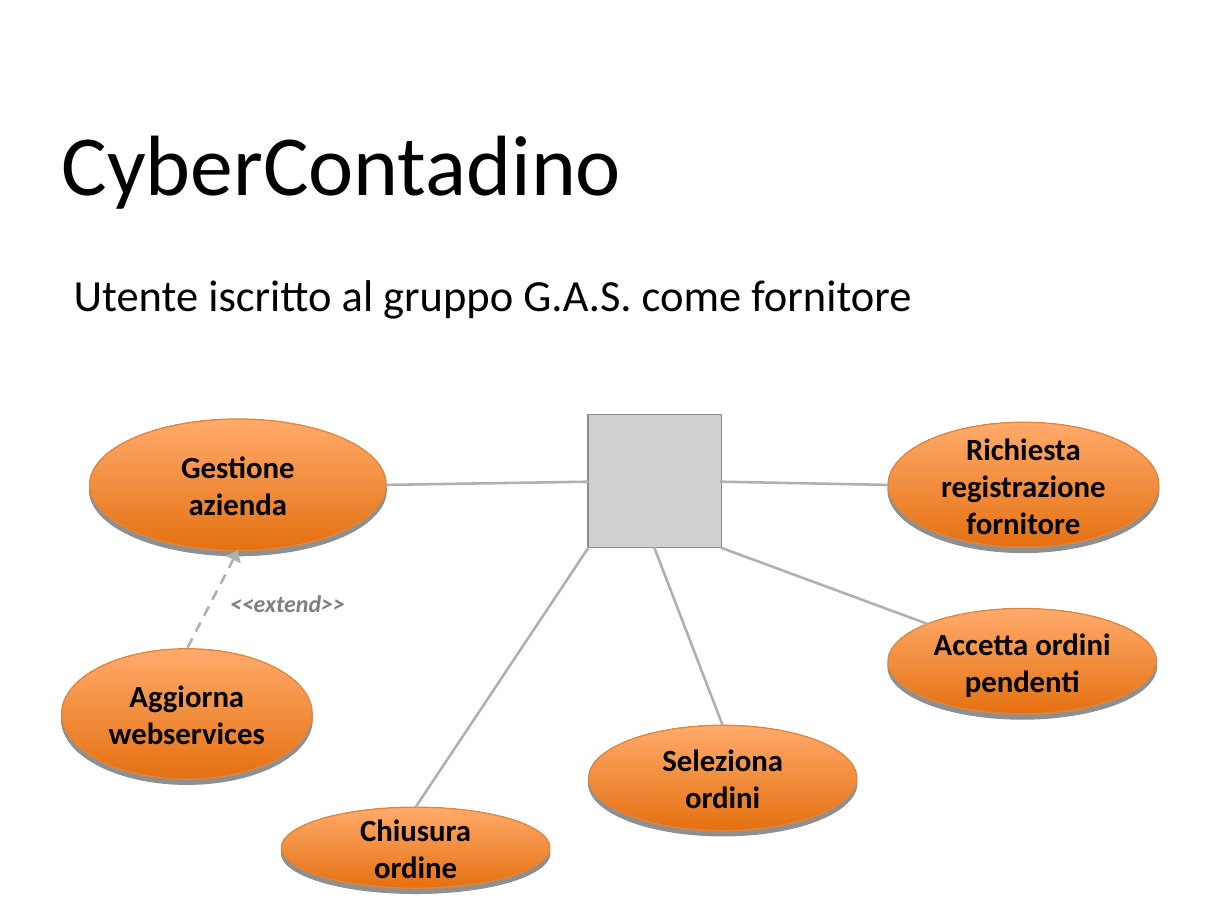
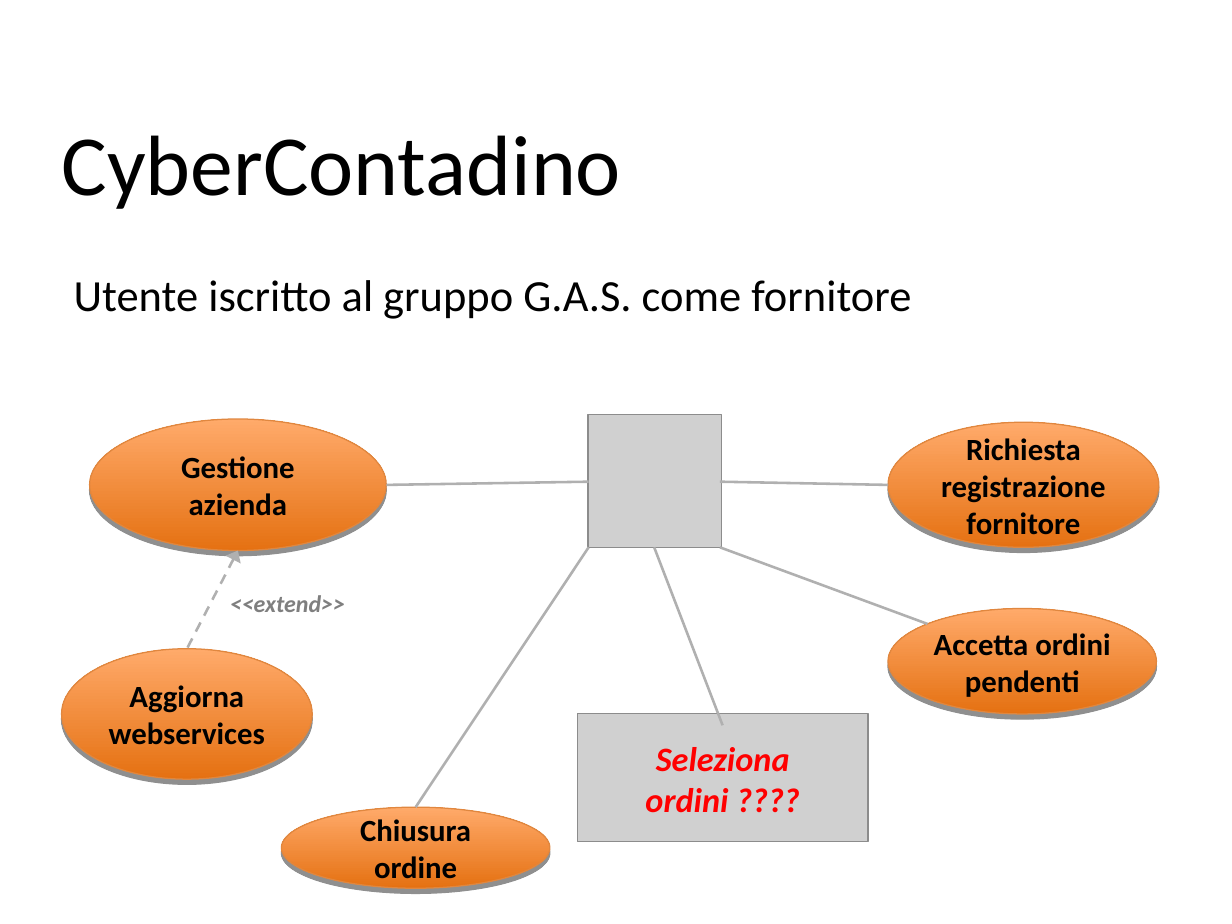
Before and after one commit to ZhangUranus/amicidelgas, a slide deck: slide 23 of trunk/WorkingOfBiz/risorse gassose/G.A.S. 2.2.ppt (slide 22 before the commit). Drawn at 1232x924 pixels with LibreOffice and Linux fonts; fonts in the diff are those of the drawing; grey boxes stand for pictures; background and template pictures are left out. Boxes give left, top, right and bottom in pixels: in the first picture for what was removed or moved away, otherwise in the second. Text is boxed around its words. In the diff, an @@ line names an element or a change of style, - is before the commit and + after.

```diff
--- a/trunk/WorkingOfBiz/risorse gassose/G.A.S. 2.2.ppt
+++ b/trunk/WorkingOfBiz/risorse gassose/G.A.S. 2.2.ppt
@@ picture added at (578, 713, 869, 841) @@
@@ text "Seleziona ordini ????": place and size @@
-text "Seleziona ordini ????" at (589, 726, 857, 832)
+text "Seleziona ordini ????" at (645, 747, 790, 813)
@@ text "Seleziona ordini ????" at (645, 747, 790, 813): fill gradient #E57112 to #FFAA6A to none; outline #E0873F 0.74 pt to none; shadow off @@
@@ text at (645, 747, 790, 813): text changed; size 18 to 20 pt; text colour #000000 to #FF0000; italic on @@
-Seleziona ordini
+Seleziona ordini ????
```
Also in this commit, not shown: 2 other slides changed, 3 slides added, 1 slide removed, 2 other files.
